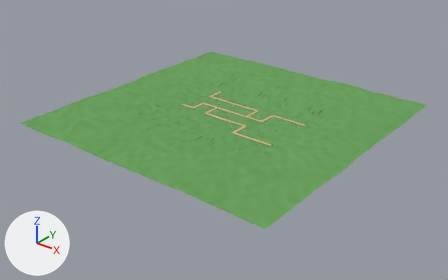
One commit to the glTF model assets/models/level_3_terrain.glb: the scene before it, then after it.
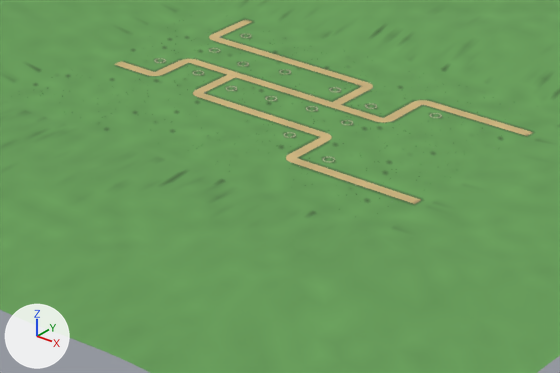
Each version appears first whole from a 50 mm camera at (111.7, -143.0, 79.5) aimed at (0.5, -4.1, -6.6), and next in a close-up on the part from 33% to 70% of the width and 30% to 70% of the height. Every picture has the same lights, and +X, +Y and +Z are marked at lower left. The last two pictures show the newer version. Objects named as collision shapes, trigger or cutter boxes, shadow casters or lower levels of detail are left out. Where no turn or scale is listed for an object, it has been applied to the vertices. Vertices at exactly the same position are counted once.

The first close-up shows 'Terrain' and 4 more.
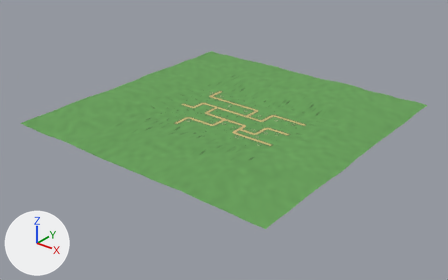
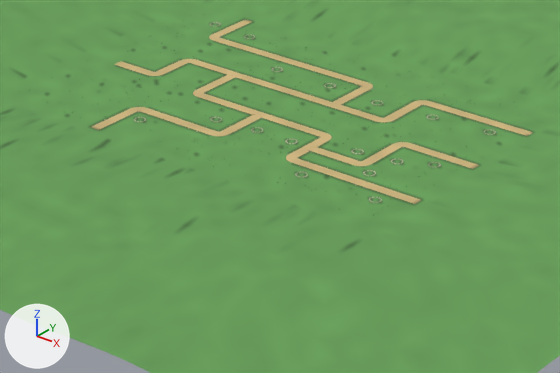
Edits to the scene script, one JSON object a line:
```json
{"block": "me_terrain_002", "where": "# used by ob_terrain; location = (0.0, 0.0, 0.0)"}
{"op": "remove", "block": "me_terrain_002", "code": "me_terrain_002.from_pydata(...)  # 13428 vertices, 25800 faces; spans x -46.0..46.0, y -46.0..46.0, z 0.0..1.3"}
{"op": "add", "block": "me_terrain_002", "code": "me_terrain_002.from_pydata(...)  # 14156 vertices, 27024 faces; spans x -46.0..46.0, y -46.0..46.0, z 0.0..1.3"}
{"block": "me_terrain_002", "change": "me_terrain_002 part 1: a new loose piece of 378 vertices spanning x -10.6..0.6, y -15.2..-3.0, z 0.0, in mat_tg_palette"}
{"block": "me_terrain_002", "change": "me_terrain_002 part 2: a new loose piece of 350 vertices spanning x 8.0..22.2, y -6.6..0.6, z 0.0, in mat_tg_palette"}
{"block": "me_terrain_002", "change": "me_terrain_002 part 3: 3477 kept faces spanning x -36.0..30.0, y -30.0..30.0, z 0.0..1.2 get new vertex colours"}
```

Location of each change, (x1, y1, x2, y2) in pixels of the close-ups (560 x 373 px):
```json
{"part": 1, "of": "me_terrain_002", "change": "added", "after": [92, 107, 261, 136], "on screen": "brown"}
{"part": 2, "of": "me_terrain_002", "change": "added", "after": [309, 142, 479, 169], "on screen": "brown"}
{"part": 3, "of": "me_terrain_002", "change": "recoloured", "before": [0, 0, 560, 253], "after": [0, 0, 560, 253]}
```
